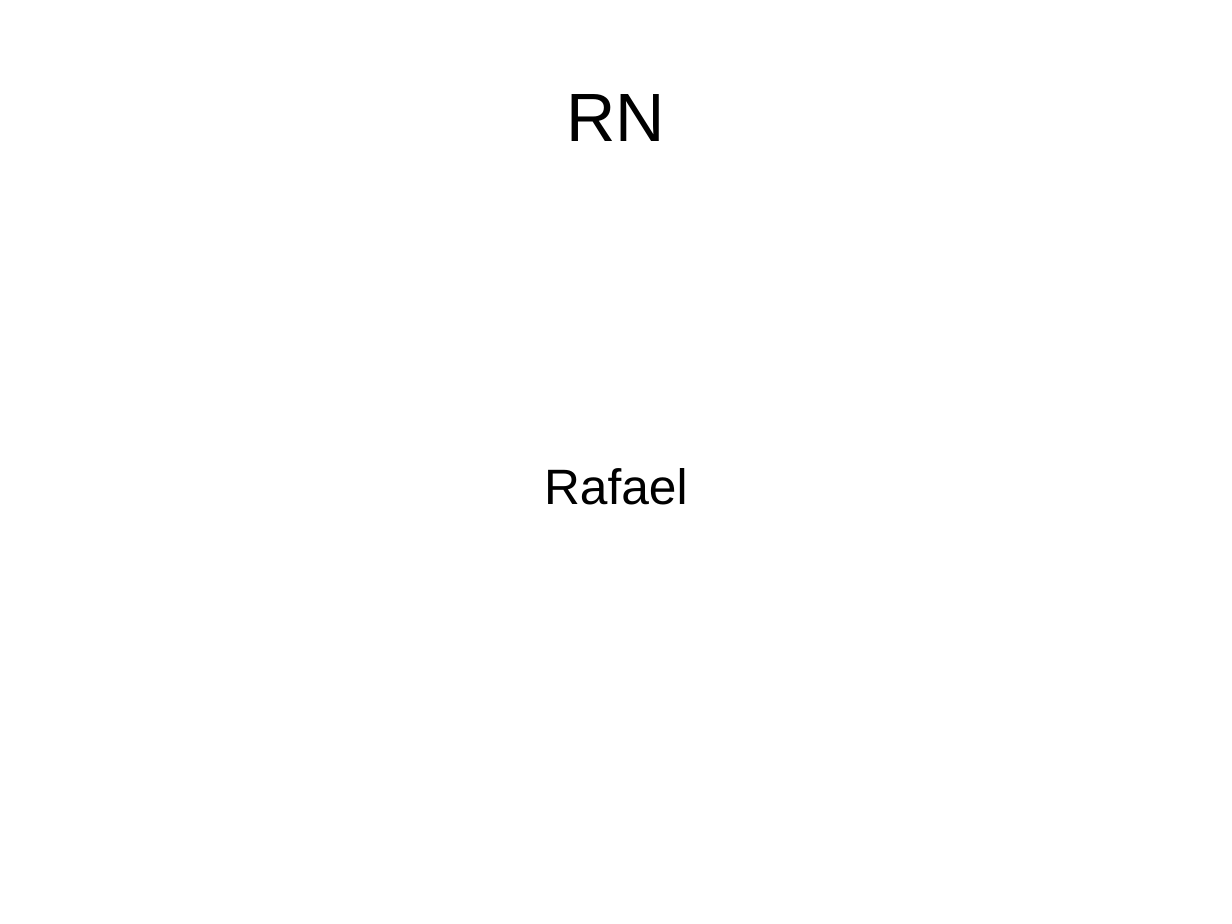
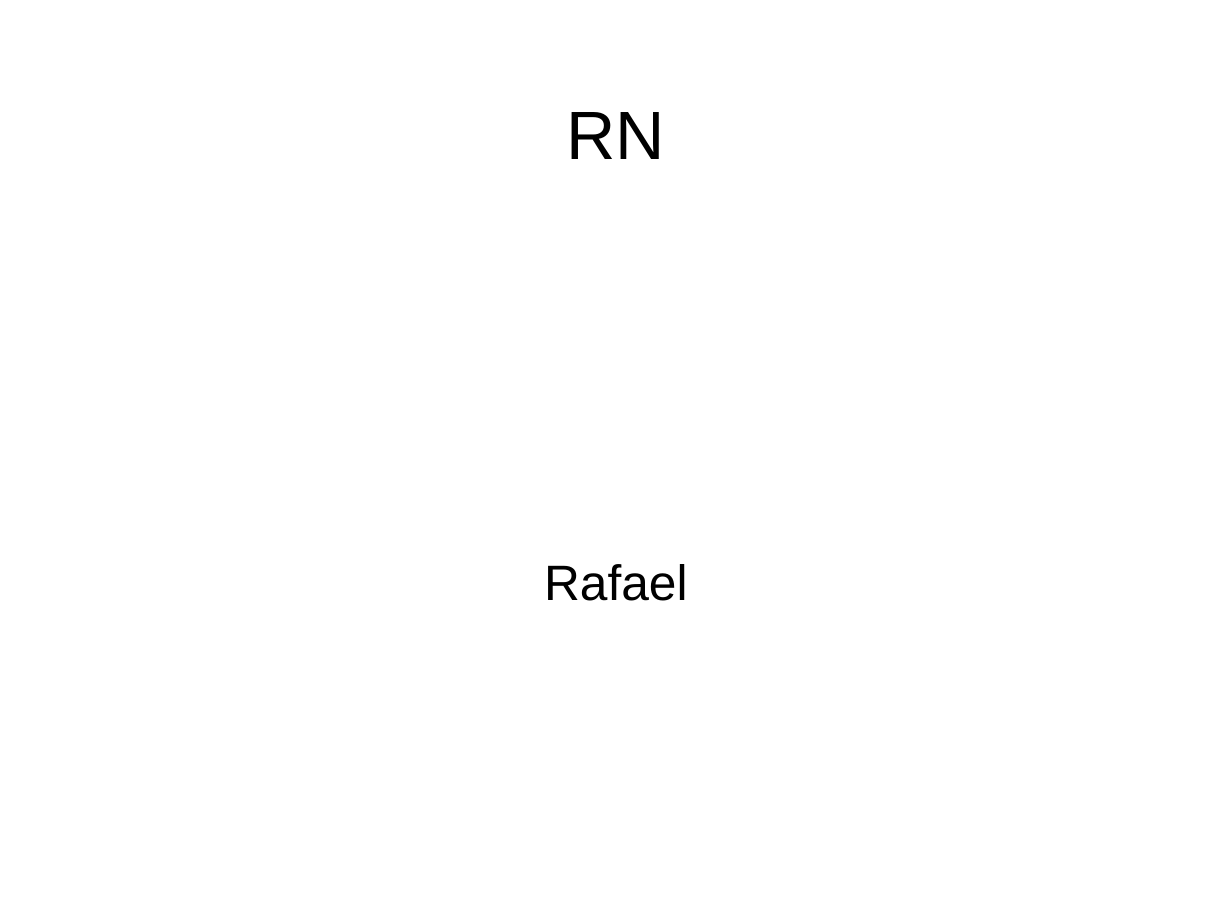
Before and after one commit to FernandoH-G/Pi-TC, a slide deck: slide 1 of ODP/rn.odp. Drawn at 1232x924 pixels with LibreOffice and Linux fonts; fonts in the diff are those of the drawing; background and template pictures are left out. Boxes give left, top, right and bottom in pixels: in the first picture for what was removed or moved away, otherwise in the second. Text is boxed around its words. In the diff, an @@ line names an element or a change of style, - is before the commit and + after.

```diff
--- a/ODP/rn.odp
+++ b/ODP/rn.odp
@@ title "RN": place and size @@
-title "RN" at box(567, 94, 666, 141)
+title "RN" at box(567, 112, 666, 159)
@@ subtitle "Rafael": place and size @@
-subtitle "Rafael" at box(544, 468, 688, 505)
+subtitle "Rafael" at box(544, 564, 688, 601)
```
Also in this commit, not shown: 1 slide added, 6 other files.
